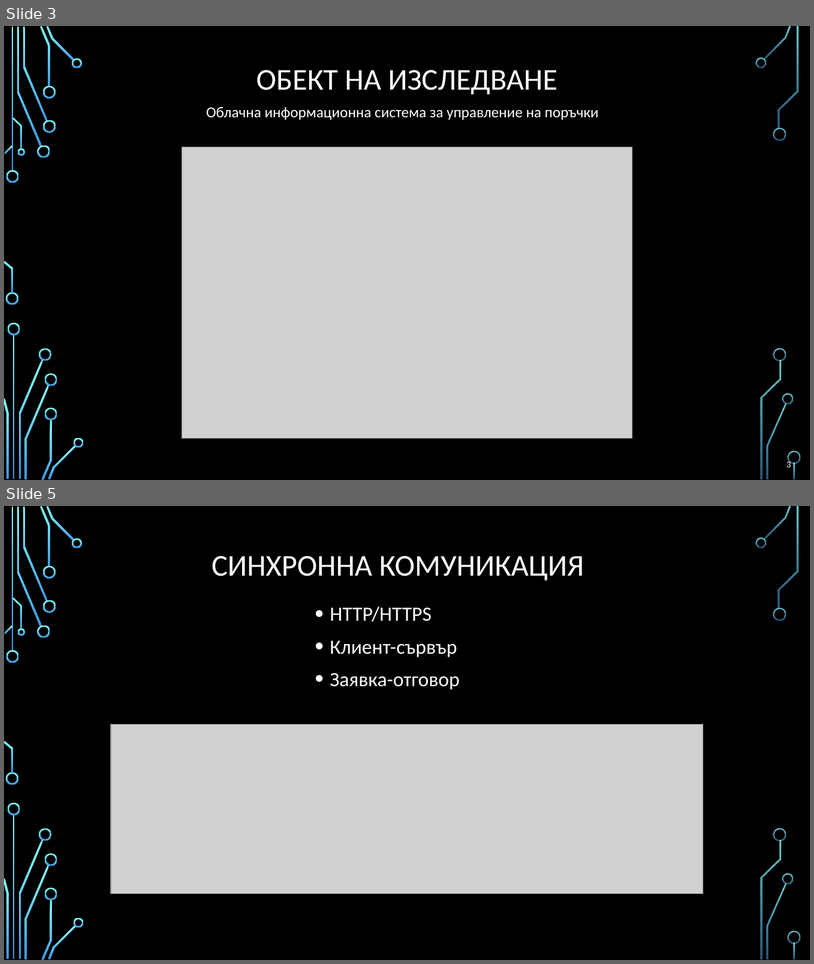
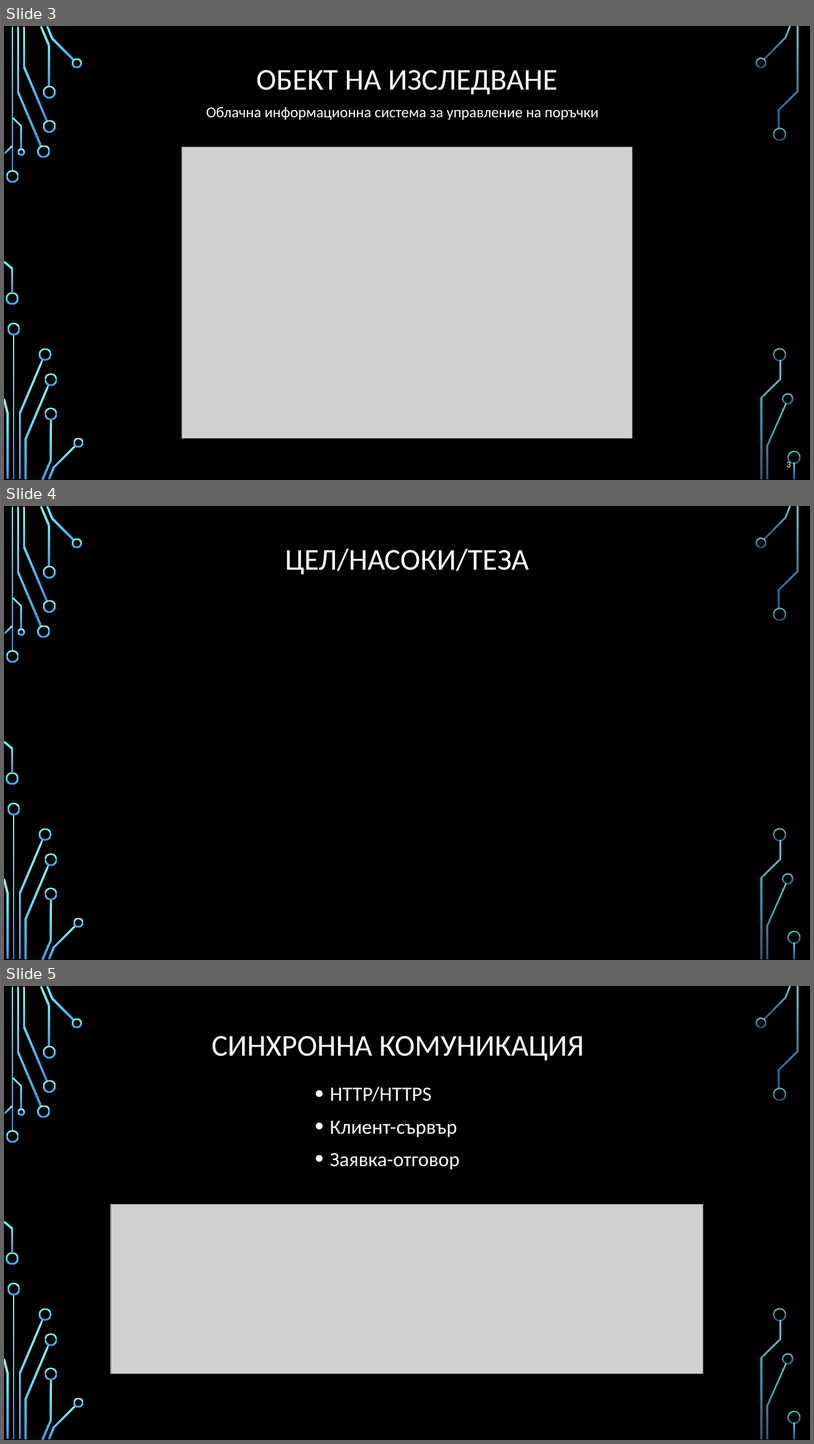
Before and after one commit to profjordanov/doctorate, a slide deck: communications/web_communication_pres.pptx. Shown one above the other, each under a label of ours: slides 3 and 5 before the commit, slides 3, 4 and 5 after it; the slides between them are not shown. The pictures are 814x964 and 814x1444 pixels, drawn with LibreOffice and Linux fonts; fonts in the diff are those of the drawing; grey boxes stand for pictures; background and template pictures are left out. Boxes give left, top, right and bottom in pixels: in the first picture for what was removed or moved away, otherwise in the second. Text is boxed around its words. In the diff, an @@ line names an element or a change of style, - is before the commit and + after.

```diff
--- a/communications/web_communication_pres.pptx
+++ b/communications/web_communication_pres.pptx
@@ slide 4 added at (4,506,810,960), background picture (left out); not listed: 36 template elements that a slide beside it also shows @@
@@ title added at (285,549,530,574), 36 pt, text #FFFFFF @@
+ЦЕЛ/НАСОКИ/ТЕЗА
```
Also in this commit, not shown: 2 slides changed, 1 slide removed, 1 other file.
